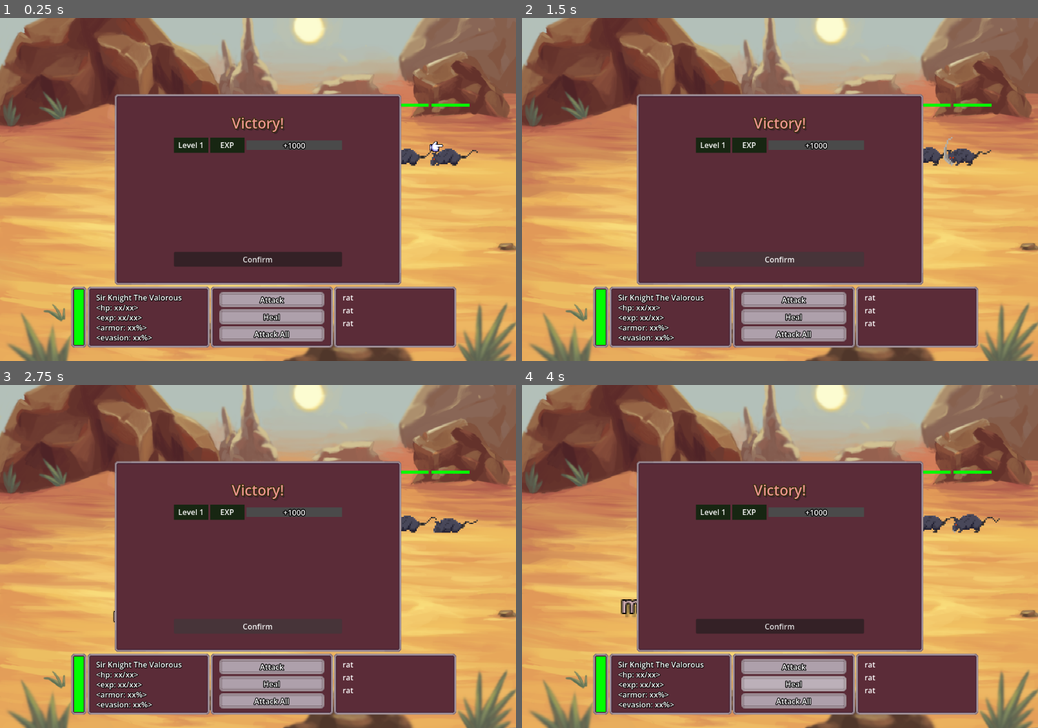
Above: before the commit, frames 1-4 (two rows, left to right).
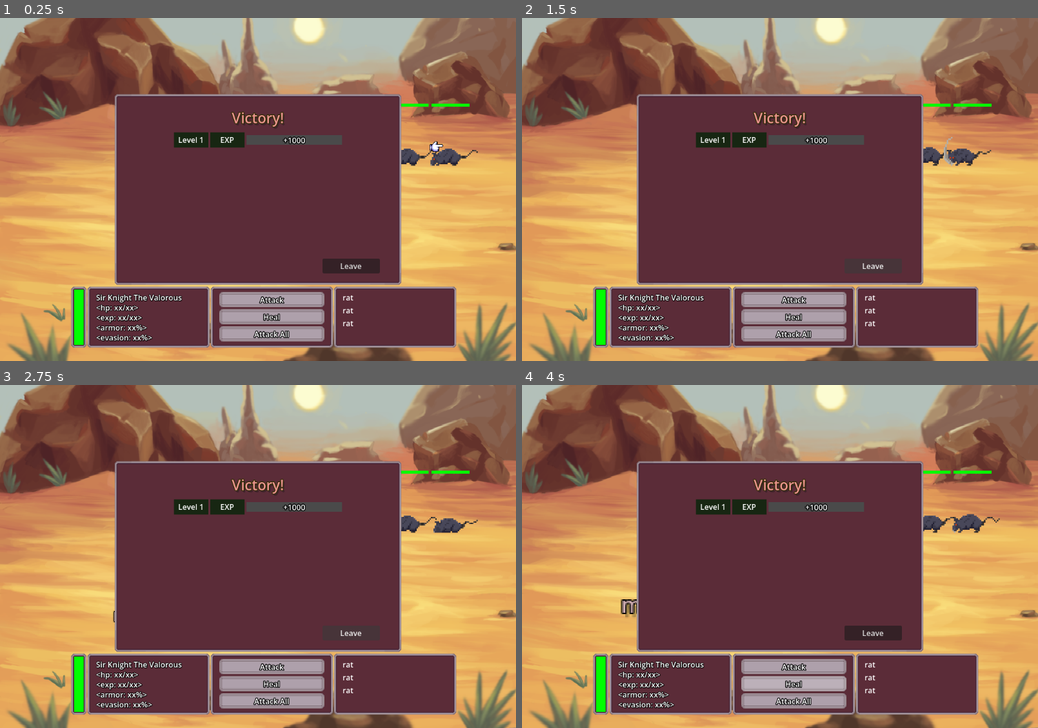
Above: after the commit, the same moments.

Repository: JosiahKey/new-beginnings-version-0.1.0
Game: Godot game, scene res://Scenes/Combat_Boss.tscn
Two runs of this game, one before a commit and one after it. Both use one fixed random seed, a clock stepped at 60 frames per second and the inputs below. This scene is started directly instead of the project's main scene.
Inputs (mouse positions are in pixels of both pictures, inside the frame that each line leads up to):
- Up to frame 1 (0.25 s): no input
- Up to frame 2 (1.5 s): click (888, 148) at 0.52 s; click "Confirm" (after the commit: "Leave") at 1.25 s
- Up to frame 3 (2.75 s): click "Confirm" (after the commit: "Leave") at 2 s
- Up to frame 4 (4 s): click "Attack" at 2.75 s; click "Heal" at 3.5 s

The runs differ from the first frame. In frame 1, 3.2% of the frame differs, in the area x 33-74%, y 27-75%; in frame 2, 1.6%; in frame 3, 1.6%; in frame 4, 3.2%.
Error in both runs: Invalid assignment of property or key 'text' with value of type 'String' on a base object of type 'null instance'. (res://Scripts/combat_ui.gd:36)

Commit message:
reworked rewards menus
-option to leave rewards behind/ pick and choose from rewards

Diff:
--- a/Globals/signal_bus.gd
+++ b/Globals/signal_bus.gd
@@ -98,3 +98,6 @@
 #equip_panel to combat_engine
 @warning_ignore("unused_signal")
 signal gameover_item_deleted
+#chest to itemgenerator
+@warning_ignore("unused_signal")
+signal reward_generated
--- a/Resources/default_bus_layout.tres
+++ b/Resources/default_bus_layout.tres
@@ -1,7 +1,7 @@
 [gd_resource type="AudioBusLayout" format=3 uid="uid://0ufsrn4ynqe4"]
 
 [resource]
-bus/0/volume_db = 1.1804829
+bus/0/volume_db = -80.0
 bus/1/name = &"Music"
 bus/1/solo = false
 bus/1/mute = false
--- a/Scenes/Levels/Overworld_fromhome.tscn
+++ b/Scenes/Levels/Overworld_fromhome.tscn
@@ -5,7 +5,6 @@
 [ext_resource type="PackedScene" uid="uid://dvqnvqyxj217n" path="res://Scenes/Templates/player.tscn" id="2_e4el6"]
 [ext_resource type="PackedScene" uid="uid://pb7sopptyild" path="res://Scenes/Templates/next_level.tscn" id="3_xwnh7"]
 [ext_resource type="PackedScene" uid="uid://dfi0ps1qlcfw8" path="res://Scenes/Templates/heal_zone.tscn" id="4_e4el6"]
-[ext_resource type="PackedScene" uid="uid://cya4pwohwa788" path="res://Scenes/Templates/chest.tscn" id="6_3x1e7"]
 
 [node name="Level3" type="Node2D" unique_id=836921793]
 script = ExtResource("1_xwnh7")
@@ -36,8 +35,3 @@
 position = Vector2(128, -952)
 scale = Vector2(12, 1)
 next_level = "Overworld2"
-
-[node name="Chest" parent="." unique_id=685858449 instance=ExtResource("6_3x1e7")]
-position = Vector2(-648, -1128)
-rarity = "uncommon"
-type = "Weapon"
--- a/Scenes/UI/CombatReward.tscn
+++ b/Scenes/UI/CombatReward.tscn
@@ -2,7 +2,6 @@
 
 [ext_resource type="Script" uid="uid://h6i72uii1lk6" path="res://Scripts/UI/combat_reward.gd" id="1_uyyed"]
 [ext_resource type="Texture2D" uid="uid://csqdaq5q7mohx" path="res://Assets/gui_assets/combat_panel.png" id="2_dtlc1"]
-[ext_resource type="Texture2D" uid="uid://cdmyjvw50eh83" path="res://Assets/item_assets/axe_epic.png" id="3_3dm5n"]
 [ext_resource type="AudioStream" uid="uid://dymxemro140n1" path="res://Audio/SFX/fanfare.mp3" id="4_dtlc1"]
 
 [sub_resource type="Gradient" id="Gradient_ld0t3"]
@@ -48,10 +47,10 @@
 anchor_top = 0.5
 anchor_right = 0.5
 anchor_bottom = 0.5
-offset_left = -138.0
-offset_top = -16.0
-offset_right = 138.0
-offset_bottom = 16.0
+offset_left = -176.0
+offset_top = -172.0
+offset_right = 176.0
+offset_bottom = 62.0
 grow_horizontal = 2
 grow_vertical = 2
 theme_override_constants/separation = 10
@@ -141,128 +140,17 @@
 theme_override_constants/outline_size = 7
 text = "+1000"
 
-[node name="item_reward1" type="HBoxContainer" parent="N/V" unique_id=2082455747]
-layout_mode = 2
-theme_override_constants/separation = 8
-alignment = 1
-
-[node name="Label" type="Label" parent="N/V/item_reward1" unique_id=150344682]
-layout_mode = 2
-size_flags_vertical = 8
-text = "epic_axe"
-
-[node name="TextureRect" type="TextureRect" parent="N/V/item_reward1/Label" unique_id=947801126]
-custom_minimum_size = Vector2(32, 32)
+[node name="confirm_reward" type="Button" parent="N" unique_id=1536248794]
 layout_mode = 0
-offset_left = -40.0
-offset_top = -9.0
-offset_right = -8.0
-offset_bottom = 23.0
-texture = ExtResource("3_3dm5n")
-
-[node name="item_reward2" type="HBoxContainer" parent="N/V" unique_id=483330483]
-layout_mode = 2
-theme_override_constants/separation = 8
-alignment = 1
-
-[node name="Label" type="Label" parent="N/V/item_reward2" unique_id=163329714]
-layout_mode = 2
-size_flags_vertical = 8
-text = "epic_axe"
-
-[node name="TextureRect" type="TextureRect" parent="N/V/item_reward2/Label" unique_id=797479892]
-custom_minimum_size = Vector2(32, 32)
-layout_mode = 0
-offset_left = -40.0
-offset_top = -9.0
-offset_right = -8.0
-offset_bottom = 23.0
-texture = ExtResource("3_3dm5n")
-
-[node name="item_reward3" type="HBoxContainer" parent="N/V" unique_id=580932378]
-layout_mode = 2
-theme_override_constants/separation = 8
-alignment = 1
-
-[node name="Label" type="Label" parent="N/V/item_reward3" unique_id=273428378]
-layout_mode = 2
-size_flags_vertical = 8
-text = "epic_axe"
-
-[node name="TextureRect" type="TextureRect" parent="N/V/item_reward3/Label" unique_id=114059291]
-custom_minimum_size = Vector2(32, 32)
-layout_mode = 0
-offset_left = -40.0
-offset_top = -9.0
-offset_right = -8.0
-offset_bottom = 23.0
-texture = ExtResource("3_3dm5n")
-
-[node name="item_reward4" type="HBoxContainer" parent="N/V" unique_id=1957474574]
-layout_mode = 2
-theme_override_constants/separation = 8
-alignment = 1
-
-[node name="Label" type="Label" parent="N/V/item_reward4" unique_id=507915783]
-layout_mode = 2
-size_flags_vertical = 8
-text = "epic_axe"
-
-[node name="TextureRect" type="TextureRect" parent="N/V/item_reward4/Label" unique_id=2001398882]
-custom_minimum_size = Vector2(32, 32)
-layout_mode = 0
-offset_left = -40.0
-offset_top = -9.0
-offset_right = -8.0
-offset_bottom = 23.0
-texture = ExtResource("3_3dm5n")
-
-[node name="item_reward5" type="HBoxContainer" parent="N/V" unique_id=1719933488]
-layout_mode = 2
-theme_override_constants/separation = 8
-alignment = 1
-
-[node name="Label" type="Label" parent="N/V/item_reward5" unique_id=320993807]
-layout_mode = 2
-size_flags_vertical = 8
-text = "epic_axe"
-
-[node name="TextureRect" type="TextureRect" parent="N/V/item_reward5/Label" unique_id=1292298930]
-custom_minimum_size = Vector2(32, 32)
-layout_mode = 0
-offset_left = -40.0
-offset_top = -9.0
-offset_right = -8.0
-offset_bottom = 23.0
-texture = ExtResource("3_3dm5n")
-
-[node name="item_reward6" type="HBoxContainer" parent="N/V" unique_id=624024919]
-layout_mode = 2
-theme_override_constants/separation = 8
-alignment = 1
-
-[node name="Label" type="Label" parent="N/V/item_reward6" unique_id=1053292001]
-layout_mode = 2
-size_flags_vertical = 8
-text = "epic_axe"
-
-[node name="TextureRect" type="TextureRect" parent="N/V/item_reward6/Label" unique_id=1380067931]
-custom_minimum_size = Vector2(32, 32)
-layout_mode = 0
-offset_left = -40.0
-offset_top = -9.0
-offset_right = -8.0
-offset_bottom = 23.0
-texture = ExtResource("3_3dm5n")
-
-[node name="confirm_reward" type="Button" parent="N/V" unique_id=1536248794]
-visible = false
-layout_mode = 2
-text = "Confirm"
+offset_left = 435.0
+offset_top = 345.0
+offset_right = 555.0
+offset_bottom = 376.0
+text = "Leave"
 
 [node name="fanfare" type="AudioStreamPlayer" parent="." unique_id=1614410548]
 stream = ExtResource("4_dtlc1")
 volume_db = -6.0
 bus = &"SFX"
 
-[connection signal="pressed" from="N/V/confirm_reward" to="." method="_on_confirm_reward_pressed"]
+[connection signal="pressed" from="N/confirm_reward" to="." method="_on_confirm_reward_pressed"]
--- a/Scenes/UI/Reward.tscn
+++ b/Scenes/UI/Reward.tscn
@@ -2,12 +2,10 @@
 
 [ext_resource type="Texture2D" uid="uid://csqdaq5q7mohx" path="res://Assets/gui_assets/combat_panel.png" id="1_kjnfn"]
 [ext_resource type="Script" uid="uid://duyo5rwjf7p2i" path="res://Scripts/UI/reward.gd" id="1_l4iwl"]
-[ext_resource type="Texture2D" uid="uid://cdmyjvw50eh83" path="res://Assets/item_assets/axe_epic.png" id="2_l4iwl"]
 
 [node name="Reward" type="CanvasLayer" unique_id=567832847]
 process_mode = 3
 layer = 2
-visible = false
 script = ExtResource("1_l4iwl")
 
 [node name="N" type="NinePatchRect" parent="." unique_id=330929522]
@@ -29,77 +27,40 @@
 patch_margin_right = 6
 patch_margin_bottom = 6
 
-[node name="V" type="VBoxContainer" parent="N" unique_id=1009500830]
+[node name="ScrollContainer" type="ScrollContainer" parent="N" unique_id=1844528493]
+custom_minimum_size = Vector2(320, 261)
 layout_mode = 1
 anchors_preset = 8
 anchor_left = 0.5
 anchor_top = 0.5
 anchor_right = 0.5
 anchor_bottom = 0.5
-offset_left = -138.0
-offset_top = -16.0
-offset_right = 138.0
-offset_bottom = 16.0
+offset_left = -160.0
+offset_top = -165.0
+offset_right = 160.0
+offset_bottom = 96.0
 grow_horizontal = 2
 grow_vertical = 2
 
-[node name="item_reward" type="HBoxContainer" parent="N/V" unique_id=2053033253]
+[node name="V" type="VBoxContainer" parent="N/ScrollContainer" unique_id=1009500830]
 layout_mode = 2
+size_flags_horizontal = 3
+size_flags_vertical = 3
 theme_override_constants/separation = 8
-alignment = 1
 
-[node name="TextureRect" type="TextureRect" parent="N/V/item_reward" unique_id=1970265784]
-custom_minimum_size = Vector2(32, 32)
-layout_mode = 2
-texture = ExtResource("2_l4iwl")
+[node name="confirm_reward" type="Button" parent="N" unique_id=622505951]
+layout_mode = 1
+anchors_preset = 7
+anchor_left = 0.5
+anchor_top = 1.0
+anchor_right = 0.5
+anchor_bottom = 1.0
+offset_left = 149.0
+offset_top = -56.0
+offset_right = 262.0
+offset_bottom = -25.0
+grow_horizontal = 2
+grow_vertical = 0
+text = "Leave"
 
-[node name="Label" type="Label" parent="N/V/item_reward" unique_id=420209506]
-layout_mode = 2
-size_flags_vertical = 8
-text = "epic_axe"
-
-[node name="item_stat1" type="Label" parent="N/V" unique_id=1641825250]
-layout_mode = 2
-horizontal_alignment = 1
-vertical_alignment = 1
-
-[node name="item_stat2" type="Label" parent="N/V" unique_id=902489797]
-layout_mode = 2
-horizontal_alignment = 1
-vertical_alignment = 1
-
-[node name="item_stat3" type="Label" parent="N/V" unique_id=1550425898]
-layout_mode = 2
-horizontal_alignment = 1
-vertical_alignment = 1
-
-[node name="item_stat4" type="Label" parent="N/V" unique_id=1632667302]
-layout_mode = 2
-horizontal_alignment = 1
-vertical_alignment = 1
-
-[node name="item_stat5" type="Label" parent="N/V" unique_id=762101780]
-layout_mode = 2
-horizontal_alignment = 1
-vertical_alignment = 1
-
-[node name="item_stat6" type="Label" parent="N/V" unique_id=1946525409]
-layout_mode = 2
-horizontal_alignment = 1
-vertical_alignment = 1
-
-[node name="item_stat7" type="Label" parent="N/V" unique_id=1205467642]
-layout_mode = 2
-horizontal_alignment = 1
-vertical_alignment = 1
-
-[node name="item_stat8" type="Label" parent="N/V" unique_id=107392995]
-layout_mode = 2
-horizontal_alignment = 1
-vertical_alignment = 1
-
-[node name="confirm_reward" type="Button" parent="N/V" unique_id=622505951]
-layout_mode = 2
-text = "Confirm"
-
-[connection signal="pressed" from="N/V/confirm_reward" to="." method="_on_confirm_reward_pressed"]
+[connection signal="pressed" from="N/confirm_reward" to="." method="_on_confirm_reward_pressed"]
--- /dev/null
+++ b/Scenes/UI/reward_item.tscn
@@ -0,0 +1,35 @@
+[gd_scene format=3 uid="uid://dpkk1b02mgb65"]
+
+[ext_resource type="Script" uid="uid://bk75wlowy28eb" path="res://Scripts/UI/reward_item.gd" id="1_f2eli"]
+[ext_resource type="Texture2D" uid="uid://cdmyjvw50eh83" path="res://Assets/item_assets/axe_epic.png" id="1_xvkd8"]
+
+[node name="reward_item_1" type="MarginContainer" unique_id=153131287]
+custom_minimum_size = Vector2(0, 40)
+offset_right = 301.0
+offset_bottom = 40.0
+theme_override_constants/margin_left = 8
+theme_override_constants/margin_top = 8
+theme_override_constants/margin_right = 8
+theme_override_constants/margin_bottom = 8
+script = ExtResource("1_f2eli")
+
+[node name="button" type="Button" parent="." unique_id=2017441551]
+custom_minimum_size = Vector2(50, 32)
+layout_mode = 2
+size_flags_horizontal = 10
+size_flags_vertical = 4
+text = "Get"
+
+[node name="TextureRect" type="TextureRect" parent="." unique_id=1330439888]
+custom_minimum_size = Vector2(32, 32)
+layout_mode = 2
+size_flags_horizontal = 0
+size_flags_vertical = 4
+texture = ExtResource("1_xvkd8")
+
+[node name="Label" type="Label" parent="." unique_id=753054535]
+layout_mode = 2
+size_flags_horizontal = 4
+text = "epic_axe"
+
+[connection signal="pressed" from="button" to="." method="_on_pressed"]
--- a/Scenes/main.tscn
+++ b/Scenes/main.tscn
@@ -8,28 +8,25 @@
 [ext_resource type="PackedScene" uid="uid://b7ikkksxg1qr5" path="res://Scenes/Levels/Overworld.tscn" id="5_6bp64"]
 [ext_resource type="PackedScene" uid="uid://b71ies8xw4egj" path="res://Scenes/Templates/scene_transition.tscn" id="5_kry3j"]
 [ext_resource type="PackedScene" uid="uid://e2io5n8exj2y" path="res://Scenes/UI/levelup.tscn" id="8_344ge"]
-[ext_resource type="PackedScene" uid="uid://dkfc1qsx443uo" path="res://Scenes/UI/Reward.tscn" id="9_ynf5e"]
 
-[node name="Main" type="Node2D"]
+[node name="Main" type="Node2D" unique_id=966228652]
 script = ExtResource("1_b4pd7")
 
-[node name="ControlsHint" parent="." instance=ExtResource("2_2jltt")]
+[node name="ControlsHint" parent="." unique_id=928449705 instance=ExtResource("2_2jltt")]
 
-[node name="CharacterSheet" parent="." instance=ExtResource("2_sadeq")]
+[node name="CharacterSheet" parent="." unique_id=1456391668 instance=ExtResource("2_sadeq")]
 
-[node name="LevelManager" type="Node2D" parent="."]
+[node name="LevelManager" type="Node2D" parent="." unique_id=761683930]
 script = ExtResource("4_21xkr")
 
-[node name="Level3" parent="LevelManager" instance=ExtResource("5_6bp64")]
+[node name="Level3" parent="LevelManager" unique_id=1587627212 instance=ExtResource("5_6bp64")]
 
-[node name="item_generator" type="Node2D" parent="."]
+[node name="item_generator" type="Node2D" parent="." unique_id=1569101262]
 script = ExtResource("3_2jltt")
 
-[node name="SceneTransition" parent="." instance=ExtResource("5_kry3j")]
+[node name="SceneTransition" parent="." unique_id=1497138975 instance=ExtResource("5_kry3j")]
 
-[node name="Levelup" parent="." instance=ExtResource("8_344ge")]
+[node name="Levelup" parent="." unique_id=1711787560 instance=ExtResource("8_344ge")]
 process_mode = 3
 layer = 4
 visible = false
-
-[node name="Reward" parent="." instance=ExtResource("9_ynf5e")]
--- a/Scripts/UI/combat_reward.gd
+++ b/Scripts/UI/combat_reward.gd
@@ -3,22 +3,20 @@
 @onready var exp_bar: TextureProgressBar = $N/V/exp_reward/expbar
 @onready var exp_text: Label = $N/V/exp_reward/expbar/Label
 @onready var level_label: Label = $N/V/exp_reward/Lvl_Text/stat_label
-@onready var btn := $N/V/confirm_reward
+@onready var btn := $N/confirm_reward
+@onready var reward_item := preload("res://Scenes/UI/reward_item.tscn")
+@onready var reward_list := $N/V
 var exp_finished_flag = false
-var ui_iterator = 1
+var ui_iterator = 2
 
 func _ready() -> void:
-	SignalBus.connect("update_reward_item", Callable(self, "update_reward_items"))
+	SignalBus.connect("update_reward_item", Callable(self, "add_reward_item"))
 	SignalBus.connect("exp_finished", Callable(self, "allow_button"))
 	SignalBus.connect("combat_victory", Callable(self, "combat_victory"))
 	SignalBus.connect("check_for_levelup", Callable(self, "check_for_levelup"))
 
 	exp_bar.max_value = PlayerData.stat_data["Exp_to_next_level"]
 	exp_bar.value = PlayerData.stat_data["Experience"]
-
-	for i in range(1,7):
-			get_node("N/V/item_reward"+ str(i) + "/Label/TextureRect").texture = null
-			get_node("N/V/item_reward"+ str(i) + "/Label").text = ""
 	btn.visible = true
 
 func combat_victory(experience: int, loot: int):
@@ -34,8 +32,8 @@
 		print("loot roll")
 		randomize()
 		var loot_roll = randi_range(1,100)
-		if loot_roll < 30:
-			SignalBus.item_generated.emit()
+		if loot_roll < 40:
+			SignalBus.reward_generated.emit()
 	check_for_levelup(experience)
 	SignalBus.update_stat_panel.emit()
 
@@ -60,22 +58,24 @@
 	await exptween.finished
 	SignalBus.exp_finished.emit()
 
-func update_reward_items(item_id):
+func add_reward_item(item_id):
 	var item_name = GameData.item_data[item_id]["item_name"]
-	get_node("N/V/item_reward"+ str(ui_iterator) + "/Label/TextureRect").texture = load("res://Assets/item_assets/"+ item_name +".png")
-	get_node("N/V/item_reward"+ str(ui_iterator) + "/Label").text = GameData.item_data[item_id]["item_name"]
+	var new_reward = reward_item.instantiate()
+	reward_list.add_child(new_reward, true)
+	reward_list.get_child(ui_iterator).set_icon(load("res://Assets/item_assets/"+ item_name +".png"))
+	reward_list.get_child(ui_iterator).set_readable_label(item_name)
+	reward_list.get_child(ui_iterator).set_item_id(item_id)
 	ui_iterator += 1
 
 func _on_confirm_reward_pressed() -> void:
 	if(exp_finished_flag):
-		for i in range(1,7):
-			get_node("N/V/item_reward"+ str(i) + "/Label/TextureRect").texture = null
-			get_node("N/V/item_reward"+ str(i) + "/Label").text = ""
+		for c in reward_list.get_children():
+			c.queue_free()
 		AudioManager.change_to_precombat_song()
 		visible = false
 		btn.visible = false
 		exp_finished_flag = false
-		ui_iterator = 1
+		ui_iterator = 2
 
 func allow_button():
 	exp_finished_flag = true
--- a/Scripts/UI/reward.gd
+++ b/Scripts/UI/reward.gd
@@ -1,26 +1,21 @@
 extends CanvasLayer
 
+@onready var reward_item := preload("res://Scenes/UI/reward_item.tscn")
+@onready var reward_list := $N/ScrollContainer/V
+var ui_iterator = 0
+
 func _ready() -> void:
-	SignalBus.connect("update_reward_item", Callable(self, "update_reward_item"))
+	SignalBus.connect("update_reward_item", Callable(self, "add_reward_item"))
 
-func update_reward_item(item_id):
+func add_reward_item(item_id):
 	var item_name = GameData.item_data[item_id]["item_name"]
-	$N/V/item_reward/TextureRect.texture = load("res://Assets/item_assets/"+ item_name +".png")
-	$N/V/item_reward/Label.text = GameData.item_data[item_id]["item_name"]
-
-	#clear out old stats
-	for i in range(1,6):
-			get_node("N/V/item_stat" + str(i)).text = ""
-
-	var ui_iterator = 1
-	for i in range(GameData.item_stats.size()):
-			var stat_name = GameData.item_stats[i]
-			var stat_readable = GameData.item_stats_readable[i]
-			if GameData.item_data[item_id][stat_name] != 0:
-				var stat_value = GameData.item_data[item_id][stat_name]
-				get_node("N/V/item_stat" + str(ui_iterator)).text = stat_readable + ": +" + str(int(stat_value))
-				ui_iterator += 1
+	var new_reward = reward_item.instantiate()
+	reward_list.add_child(new_reward, true)
+	reward_list.get_child(ui_iterator).set_icon(load("res://Assets/item_assets/"+ item_name +".png"))
+	reward_list.get_child(ui_iterator).set_readable_label(item_name)
+	reward_list.get_child(ui_iterator).set_item_id(item_id)
+	ui_iterator += 1
 
 func _on_confirm_reward_pressed() -> void:
 		get_tree().paused = false
-		visible = false
+		queue_free()
--- /dev/null
+++ b/Scripts/UI/reward_item.gd
@@ -0,0 +1,23 @@
+extends MarginContainer
+
+@onready var item_icon := $TextureRect
+@onready var item_label := $Label
+var item_id
+
+func set_readable_label(nam):
+	item_label.text = nam
+
+func set_icon(ico):
+	item_icon.texture = ico
+
+func set_item_id(id):
+	item_id = id
+
+func _on_pressed() -> void:
+	for i in PlayerData.inv_data.keys():
+			if PlayerData.inv_data[i]["Item"] == 0:
+				PlayerData.inv_data[i]["Item"] = item_id
+				SignalBus.item_collected.emit()
+				SignalBus.item_added.emit()
+				break
+	self.queue_free()
--- a/Scripts/chest.gd
+++ b/Scripts/chest.gd
@@ -25,8 +25,8 @@
 func _input(event: InputEvent) -> void:
 	if event.is_action_pressed("Interact"):
 		if in_range and !collected:
-			SignalBus.item_generated.emit(type, rarity)
+			SignalBus.reward.emit()
+			SignalBus.reward_generated.emit(type, rarity)
 			collected = true
 			$TextureRect.visible = false
 			$AudioStreamPlayer2D.playing = true
-			SignalBus.reward.emit()
--- a/Scripts/combat_ui.gd
+++ b/Scripts/combat_ui.gd
@@ -53,7 +53,7 @@
 	+ "\nChance to hit: " + str(int(PlayerData.stat_data["Accuracy"])) + "%"
 	action4.tooltip_text = "Don't do it you coward"
 	action5.tooltip_text = "Reduces HP by 20% of max HP"\
-	+ "\nAttack one enemy once for 2x damage with 20% less accuracy"\
+	+ "\nAttack one enemy once for 2x damage with 5% less accuracy"\
 	+ "\nDamage: " + str(int(PlayerData.get_min_damage()*2.0)) + "-" + str(int(PlayerData.get_max_damage()*2.0))\
 	+ "\nChance to hit: " + str(int(PlayerData.stat_data["Accuracy"]-5)) + "%"
 
--- a/Scripts/item_generator.gd
+++ b/Scripts/item_generator.gd
@@ -4,16 +4,22 @@
 # in any script file just testing it here for now
 func _ready() -> void:
 	SignalBus.connect("item_generated", Callable(self, "generate_item"))
+	SignalBus.connect("reward_generated", Callable(self, "generate_reward"))
 
 func _input(event: InputEvent) -> void:
 	if event.is_action_pressed("debuggenerateitem"):
-		generate_item("")
+		generate_item("","legendary","")
 
-func generate_item(type: String = "", rarity: String = ""):
-	var new_item = ItemGeneration(type, rarity)
+func generate_reward(type: String = "", rarity: String = "", slot: String = ""):
+	var new_item = ItemGeneration(type, rarity, slot)
 	var item_id: int = new_item.keys()[0]
 	GameData.item_data.merge(new_item)
 	SignalBus.update_reward_item.emit(item_id)
+
+func generate_item(type: String = "", rarity: String = "", slot: String = ""):
+	var new_item = ItemGeneration(type, rarity, slot)
+	var item_id: int = new_item.keys()[0]
+	GameData.item_data.merge(new_item)
 	for i in PlayerData.inv_data.keys():
 			if PlayerData.inv_data[i]["Item"] == 0:
 				PlayerData.inv_data[i]["Item"] = item_id
@@ -21,10 +27,10 @@
 				SignalBus.item_added.emit()
 				break
 
-func ItemGeneration(type: String = "", rarity: String = "") -> Dictionary:
+func ItemGeneration(type: String = "", rarity: String = "", slot: String = "") -> Dictionary:
 	var new_item: Dictionary = {}
 	var new_item_dict: Dictionary = {}
-	new_item["item_id"] = ItemDetermineType(type)
+	new_item["item_id"] = ItemDetermineType(type,slot)
 	new_item["item_rarity"] = ItemDetermineRarity(rarity)
 	new_item["item_name"] = ItemDetermineName(new_item["item_id"], new_item["item_rarity"])
 	new_item["equipmentSlot"] = GameData.base_item_data[new_item["item_id"]]["equipmentSlot"]
@@ -38,14 +44,23 @@
 	new_item_dict[item_rarity_id] = new_item
 	return new_item_dict
 
-func ItemDetermineType(type: String = "") -> String:
+func ItemDetermineType(type: String = "", slot: String = "") -> String:
 	var new_item_type: String
 	var item_types: Array = GameData.base_item_data.keys()
-	if type == "":
+	if type == "" and slot == "":
 		randomize()
 		new_item_type = item_types[randi() % item_types.size()]
 		return new_item_type
-	else:
+	elif slot != "":#slot specified
+		print("slot specified")
+		var specified_item_slot: Array = []
+		for i in GameData.base_item_data.keys():
+			if GameData.base_item_data[i]["equipmentSlot"] == slot:
+				specified_item_slot.append(i)
+		randomize()
+		new_item_type = specified_item_slot[randi() % specified_item_slot.size()]
+		return new_item_type
+	else:#type specified, slot not specified
 		var specified_item_type: Array = []
 		for i in GameData.base_item_data.keys():
 			if GameData.base_item_data[i]["Type"] == type:
--- a/Scripts/main.gd
+++ b/Scripts/main.gd
@@ -3,6 +3,7 @@
 @onready var combat_scene = preload("res://Scenes/Combat.tscn")
 @onready var boss_scene = preload("res://Scenes/Combat_Boss.tscn")
 @onready var game_over_scene = preload("res://Scenes/UI/game_over.tscn")
+@onready var reward_scene = preload("res://Scenes/UI/Reward.tscn")
 
 func _ready() -> void:
 	SignalBus.connect("enemy_encountered", Callable(self, "start_combat"))
@@ -18,7 +19,7 @@
 
 func show_reward():
 	get_tree().paused = true
-	$Reward.visible = true
+	add_child(reward_scene.instantiate())
 
 func _input(event: InputEvent) -> void:
 	if event.is_action_pressed("hidehint"):
Not shown: 1 places in Scenes/main.tscn that only renumber resources
Not shown, added: Scripts/UI/reward_item.gd.uid
